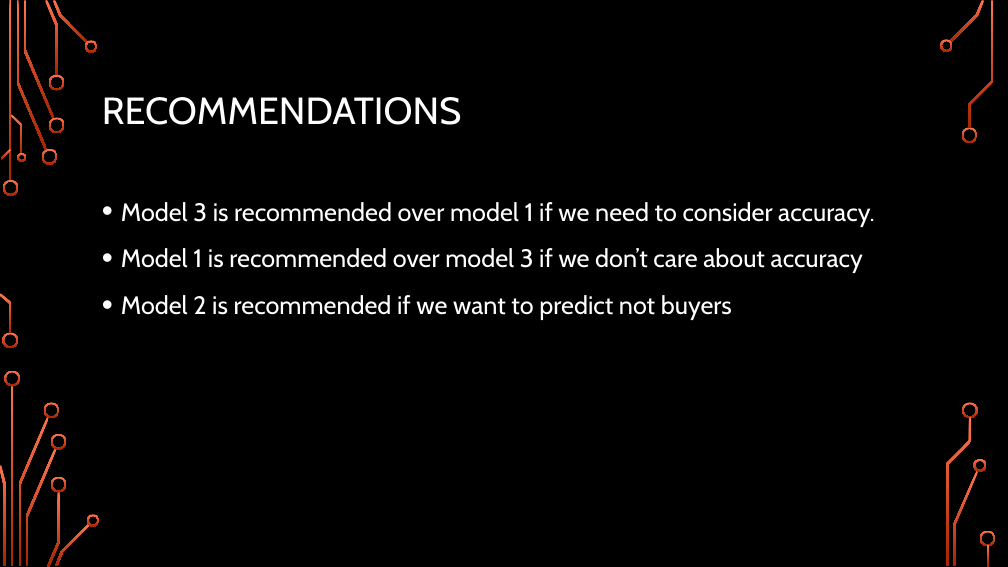
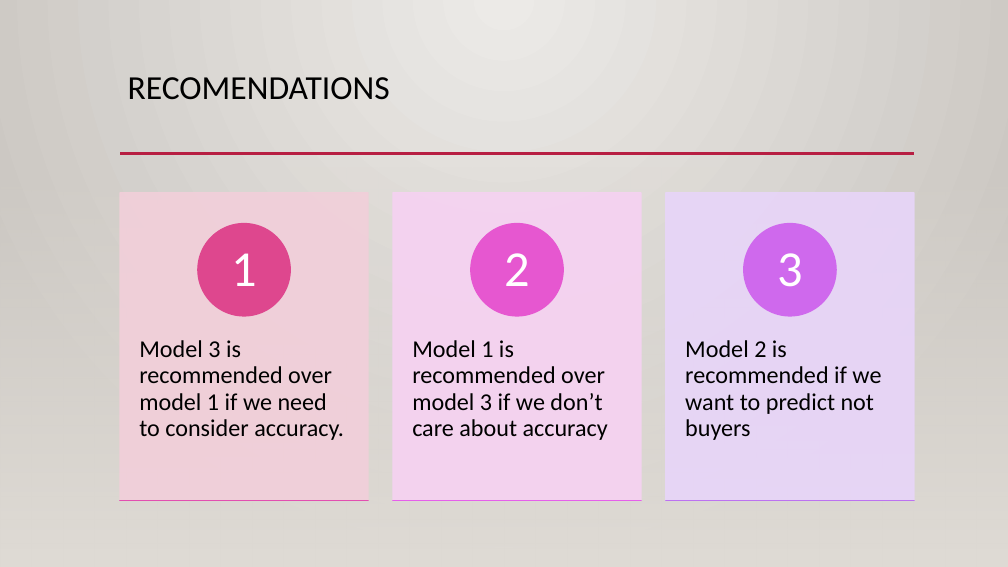
Before and after one commit to karimkhamwani/data-mining, a slide deck: slide 13 of Caravan.pptx. Drawn at 1008x567 pixels with LibreOffice and Linux fonts; fonts in the diff are those of the drawing; background and template pictures are left out. Boxes give left, top, right and bottom in pixels: in the first picture for what was removed or moved away, otherwise in the second. Text is boxed around its words. In the diff, an @@ line names an element or a change of style, - is before the commit and + after.

```diff
--- a/Caravan.pptx
+++ b/Caravan.pptx
@@ background picture (left out) to gradient #ECEAE7 to #CAC7C1 @@
@@ rectangle added at bbox=[0, 0, 1008, 567], fill gradient #ECEAE7 to #CAC7C1 @@
@@ title "RECOMENDATIONS" at bbox=[128, 77, 390, 100]: vertical alignment middle to top @@
@@ title at bbox=[128, 77, 390, 100]: text changed; size 36 to 32 pt; font Cabin to Calibri; text colour #FFFFFF to #000000 @@
-RECOMMENDATIONS
+RECOMENDATIONS
@@ rectangle added at bbox=[0, 167, 1008, 507], fill gradient #DFDBD5 @@
@@ rectangle added at bbox=[0, 167, 1008, 567], fill gradient #DFDBD5 @@
@@ line added from (120, 153) to (915, 153), #B71E42 2.5 pt @@
@@ line added from (120, 154) to (914, 154), #B71E42 2.5 pt @@
@@ text removed at bbox=[121, 202, 875, 320] @@
-• Model 3 is recommended over model 1 if we need to consider accuracy.
-• Model 1 is recommended over model 3 if we don’t care about accuracy
-• Model 2 is recommended if we want to predict not buyers
@@ line added from (0, 507) to (1008, 507), #000001 1 pt @@
@@ group added at bbox=[120, 193, 914, 501]: 6 rectangles, 6 texts, 3 ellipses @@
+Model 3 is recommended over model 1 if we need to consider accuracy.
+1
+Model 1 is recommended over model 3 if we don’t care about accuracy
+2
+Model 2 is recommended if we want to predict not buyers
+3
@@ group removed at bbox=[0, 0, 996, 567]: 33 freeform shapes, 3 rectangles @@
```
Also in this commit, not shown: 11 other slides changed, 1 slide added, 1 slide removed, 1 other file.
